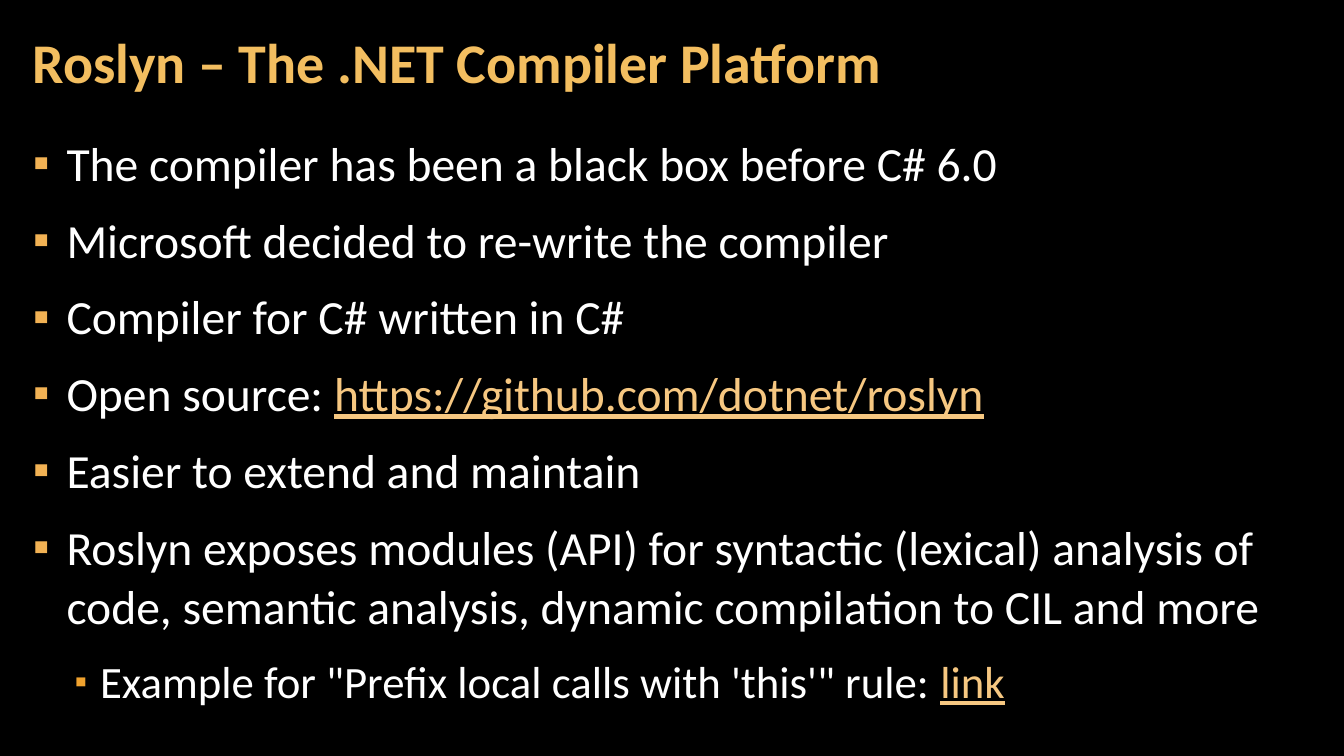
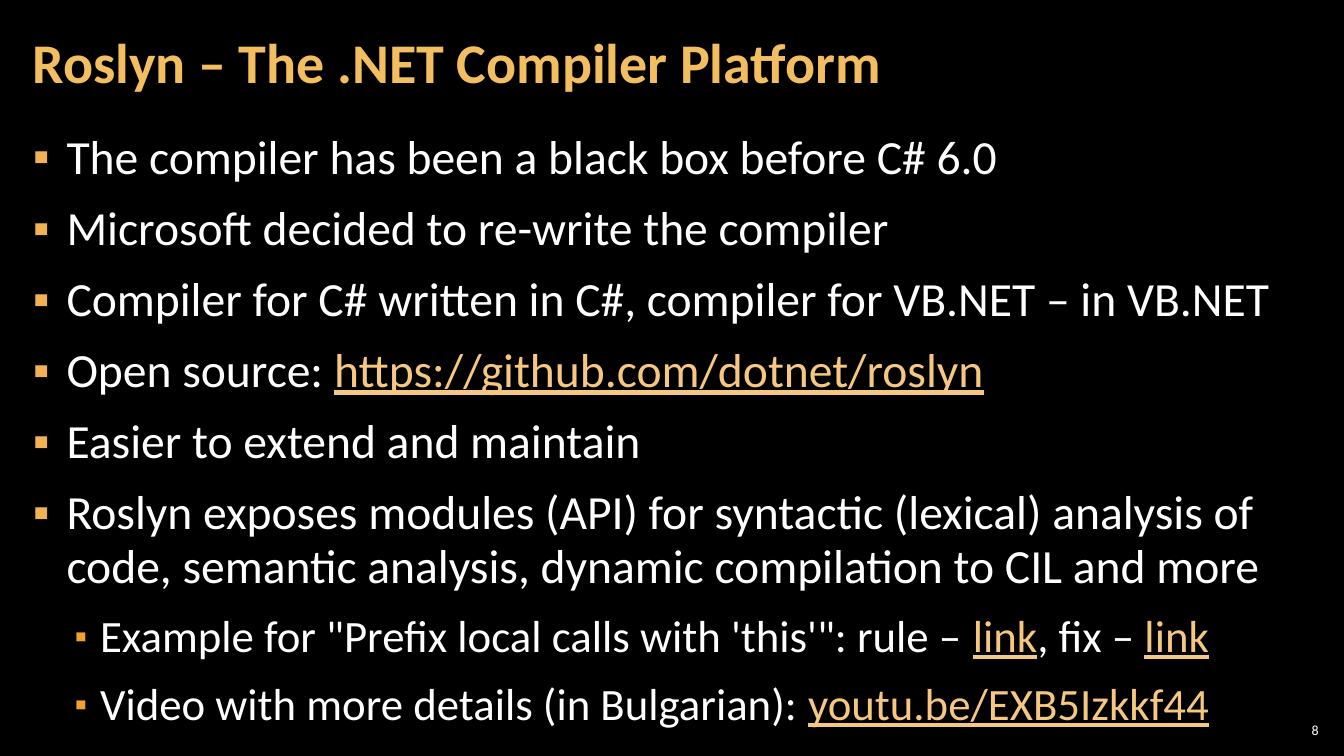
Before and after one commit to NikolayIT/CSharp-New-Features, a slide deck: slide 8 of docs/What is new in CSharp 6.0 and 7.0.pptx (slide 7 before the commit). Drawn at 1344x756 pixels with LibreOffice and Linux fonts; fonts in the diff are those of the drawing; background and template pictures are left out. Boxes give left, top, right and bottom in pixels: in the first picture for what was removed or moved away, otherwise in the second. Text is boxed around its words. In the diff, an @@ line names an element or a change of style, - is before the commit and + after.

```diff
--- a/docs/What is new in CSharp 6.0 and 7.0.pptx
+++ b/docs/What is new in CSharp 6.0 and 7.0.pptx
@@ text at [67, 141, 1259, 591]: line spacing 1.05 to 0.95 @@
@@ text at [67, 283, 1269, 324]: text changed @@
-▪ Compiler for C# written in C#
+▪ Compiler for C# written in C#, compiler for VB.NET – in VB.NET
@@ text at [100, 621, 1209, 728]: text changed @@
-  ▪ Example for "Prefix local calls with 'this'" rule: link
+  ▪ Example for "Prefix local calls with 'this'": rule – link, fix – link
+  ▪ Video with more details (in Bulgarian): youtu.be/EXB5Izkkf44
@@ page number added at [1312, 725, 1319, 735], 10 pt, text #FFFFFF @@
+8
```
Also in this commit, not shown: 16 other slides changed, 2 slides added, 5 slides removed.
